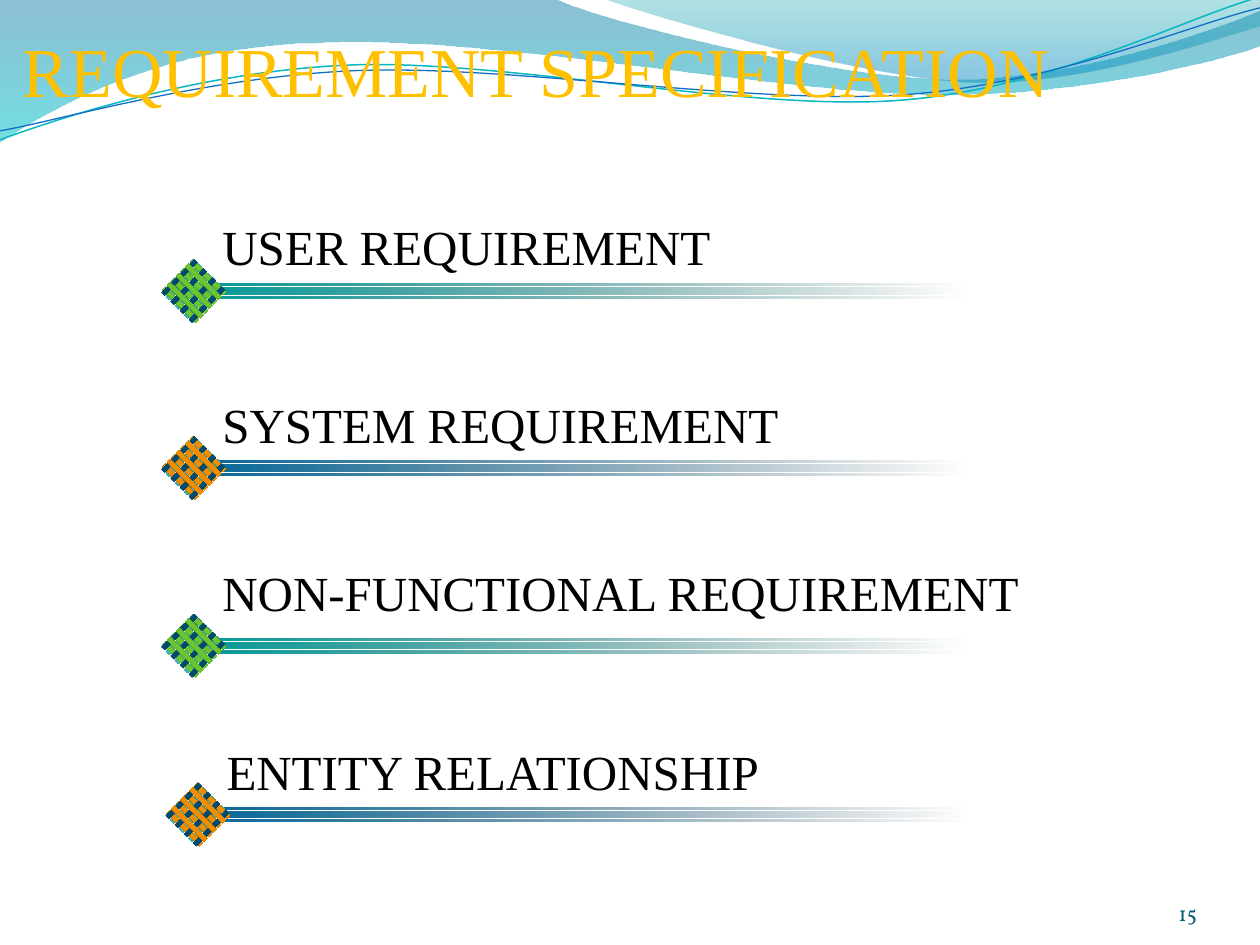
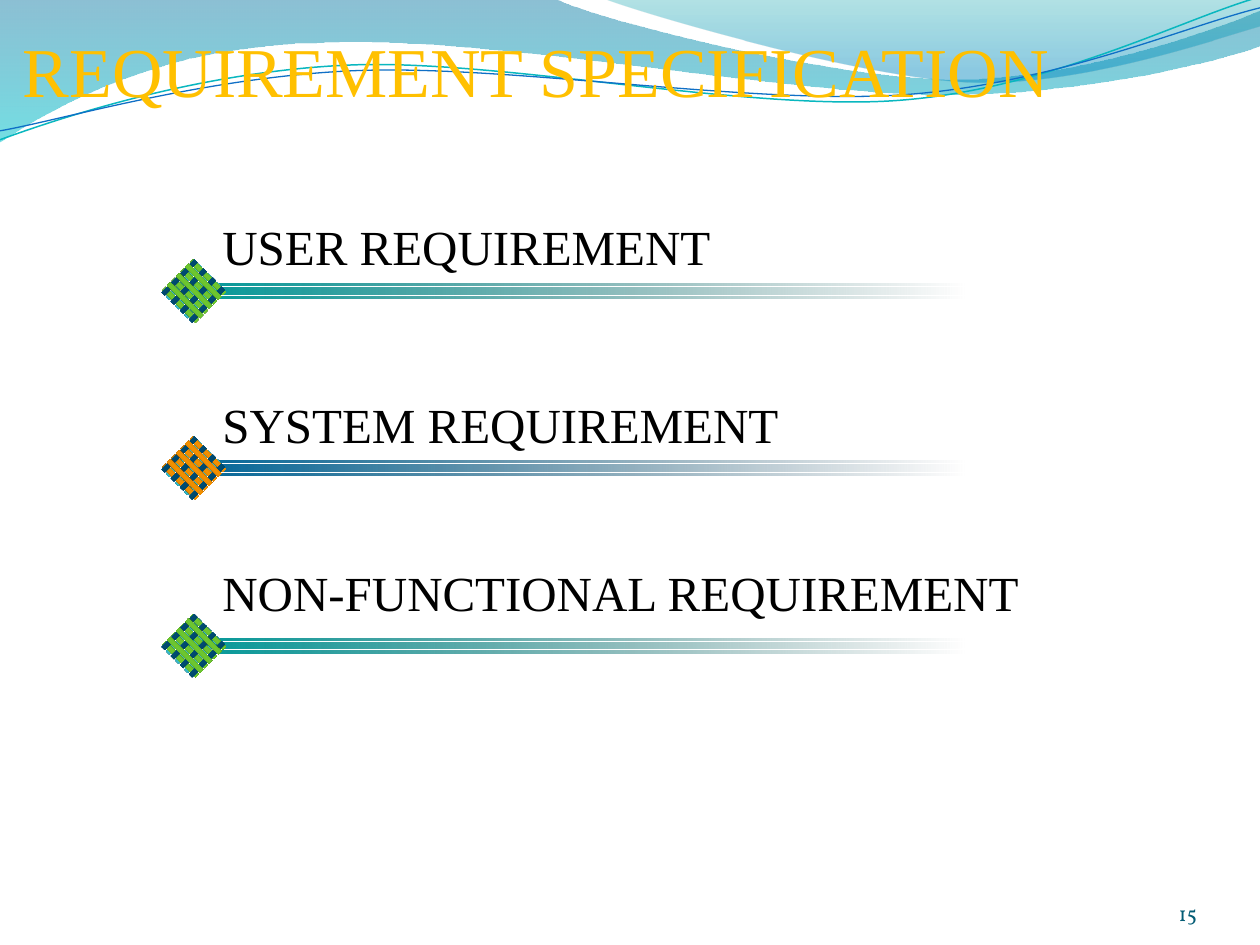
Before and after one commit to gofpattern/oopms, a slide deck: slide 15 of Document/Report/Presentation/OOPMS_Presentation_v1.0.pptx. Drawn at 1260x945 pixels with LibreOffice and Linux fonts; fonts in the diff are those of the drawing; background and template pictures are left out. Boxes give left, top, right and bottom in pixels: in the first picture for what was removed or moved away, otherwise in the second. Text is boxed around its words. In the diff, an @@ line names an element or a change of style, - is before the commit and + after.

Commit message:
slides

```diff
--- a/Document/Report/Presentation/OOPMS_Presentation_v1.0.pptx
+++ b/Document/Report/Presentation/OOPMS_Presentation_v1.0.pptx
@@ text removed at (227,757,759,791) @@
-ENTITY RELATIONSHIP
@@ group removed at (166,783,970,847): 17 rectangles @@
```
Also in this commit, not shown: 1 other slide changed, 1 slide removed, 1 other file.
